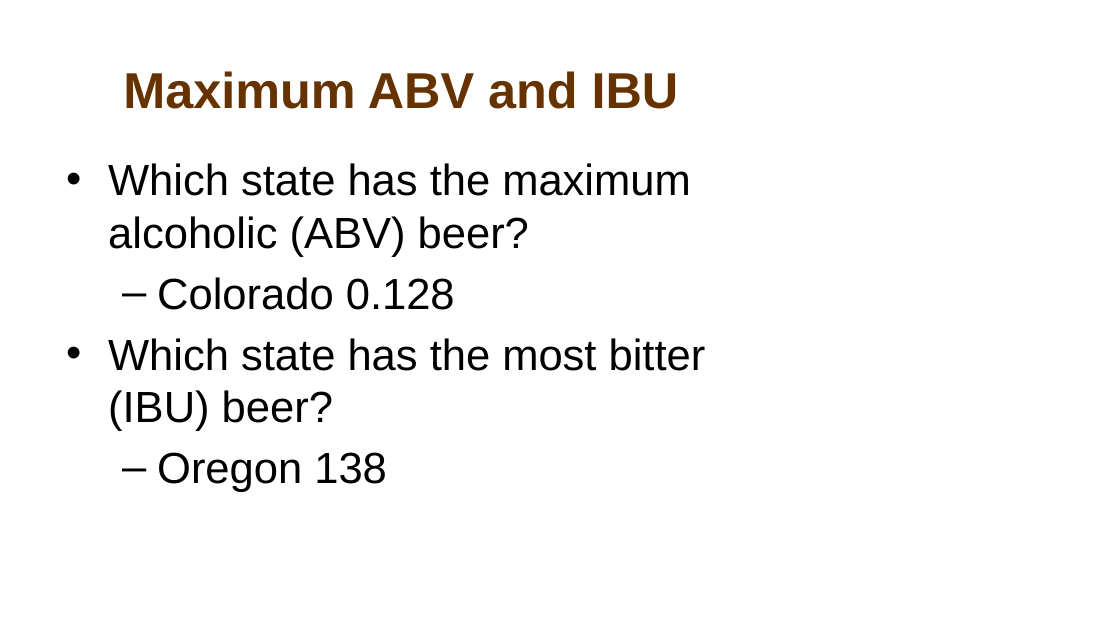
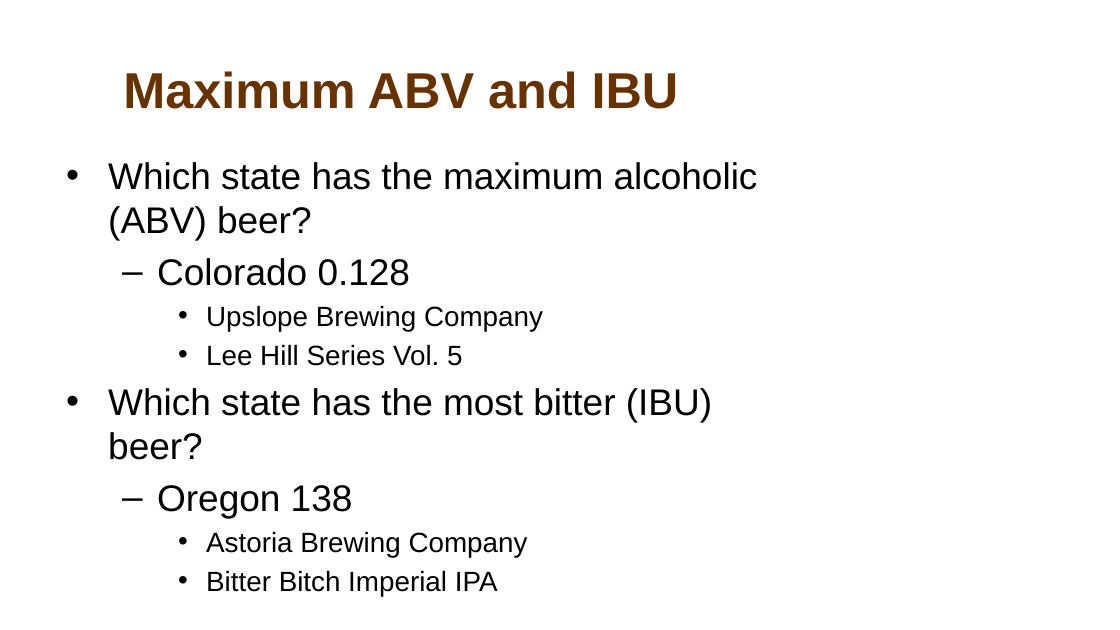
Before and after one commit to atiakor0/Beer_Study, a slide deck: slide 8 of Beer Study.pptx (slide 11 before the commit). Drawn at 1120x630 pixels with LibreOffice and Linux fonts; fonts in the diff are those of the drawing; background and template pictures are left out. Boxes give left, top, right and bottom in pixels: in the first picture for what was removed or moved away, otherwise in the second. Text is boxed around its words. In the diff, an @@ line names an element or a change of style, - is before the commit and + after.

```diff
--- a/Beer Study.pptx
+++ b/Beer Study.pptx
@@ text at (x1=108, y1=162, x2=758, y2=518): size 28 to 23.8 pt in "Which state has the maximum alcoholic (ABV) ...", "Colorado 0.128", "Which state has the most bitter (IBU) ...", "Oregon 138" @@
@@ text at (x1=206, y1=305, x2=543, y2=366): paragraphs added @@
+    • Upslope Brewing Company
+    • Lee Hill Series Vol. 5
@@ text at (x1=206, y1=531, x2=528, y2=596): paragraphs added @@
+    • Astoria Brewing Company
+    • Bitter Bitch Imperial IPA
```
Also in this commit, not shown: 5 other slides changed, 1 slide added, 6 slides removed.
